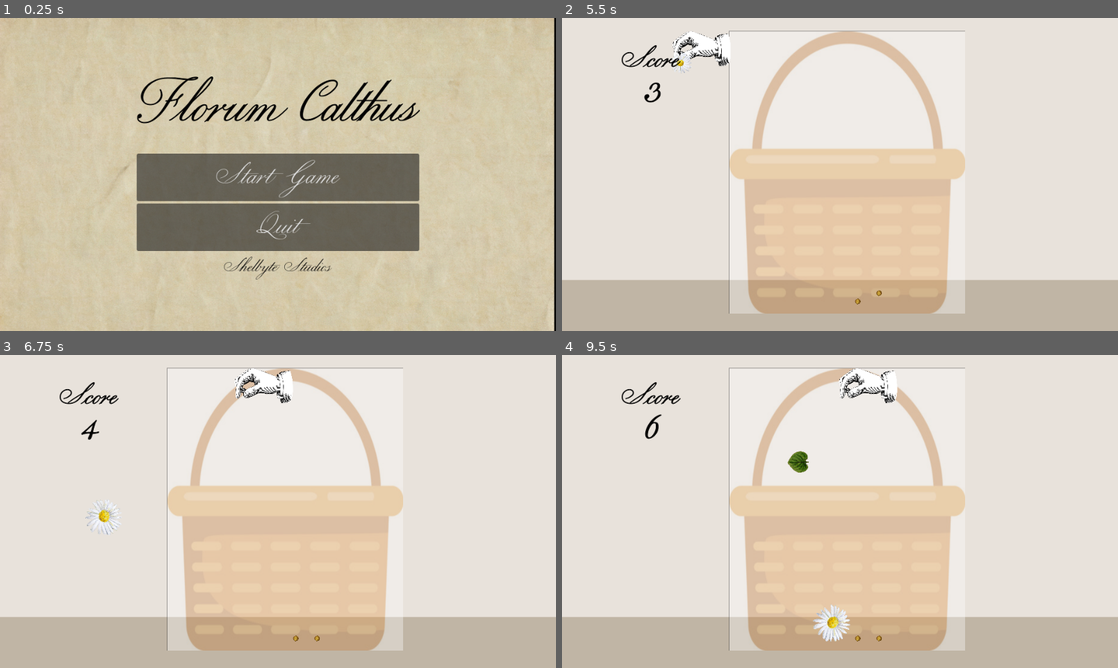
Above: before the commit, frames 1-4 (two rows, left to right).
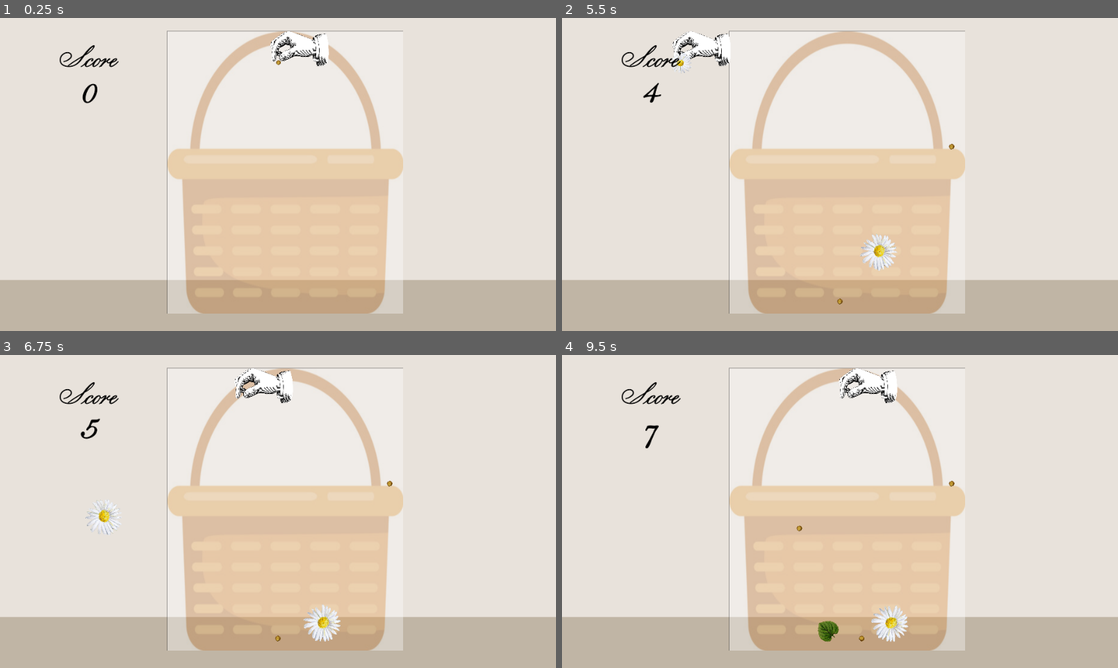
Above: after the commit, the same moments.

Repository: ClebMartin/GMTKGameJam2025
Game: Godot game, scene res://scenes/game.tscn
The game is run twice, just before and just after one commit, with the same random seed, the same clock (stepped at 60 frames per second) and the same inputs. Before the commit the project starts from res://scenes/mainMenu.tscn.
Inputs (mouse positions are in pixels of both pictures, inside the frame that each line leads up to):
- Up to frame 1 (0.25 s): no input
- Up to frame 2 (5.5 s): click (840, 177) at 0.5 s, where only the run before the commit has a clickable "Start Game"; tap Enter at 1.25 s; move the mouse to (962, 158) at 1.27 s; hold Right (right) 1.28-2.03 s; hold Space (drop) 1.28-2.03 s; move the mouse to (728, 190) at 2.02 s; hold Left (left) 2.03-2.78 s; tap Space (drop) at 2.1, 3.6, 5.1 s; move the mouse to (895, 105) at 2.77 s; hold Space (drop) 2.78-3.53 s; hold Right (right) 2.78-4.28 s; move the mouse to (812, 237) at 3.52 s; move the mouse to (1006, 221) at 4.27 s; hold Space (drop) 4.28-5.03 s; hold Left (left) from 4.28 s (still down); move the mouse to (673, 127) at 5.02 s
- Up to frame 3 (6.75 s): move the mouse to (305, 511) at 5.77 s; hold Space (drop) 5.78-6.53 s; move the mouse to (194, 433) at 6.52 s; release Left (left) at 6.53 s; hold Right (right) from 6.53 s (still down); tap Space (drop) at 6.6 s
- Up to frame 4 (9.5 s): move the mouse to (962, 495) at 7.27 s; hold Space (drop) 7.28-8.03 s; move the mouse to (728, 527) at 8.02 s; tap Space (drop) at 8.1 s; move the mouse to (895, 442) at 8.77 s; release Right (right) at 8.78 s; hold Left (left) from 8.78 s (still down); hold Space (drop) from 8.78 s (still down)

The runs differ from the first frame. In frame 1, 84% of the frame differs, in the area x 0-100%, y 0-100%; in frame 2, 0.6%; in frame 3, 0.6%; in frame 4, 1.4%.

Commit message:
added particle effect to merge

Diff:
--- a/gmtk-game-jam-2025/project.godot
+++ b/gmtk-game-jam-2025/project.godot
@@ -11,7 +11,7 @@
 [application]
 
 config/name="GMTK Game Jam 2025"
-run/main_scene="uid://cb4h05mtg245f"
+run/main_scene="uid://bpbhwm5mdm2e0"
 config/features=PackedStringArray("4.4", "Forward Plus")
 config/icon="res://icon.svg"
 
--- /dev/null
+++ b/gmtk-game-jam-2025/scenes/utils/mergeParticle.tscn
@@ -0,0 +1,20 @@
+[gd_scene load_steps=3 format=3 uid="uid://bmenhfckgt8wk"]
+
+[ext_resource type="Texture2D" uid="uid://bpawxcvvse6mh" path="res://assets/sprites/leaf_botannical.png" id="1_6sccf"]
+[ext_resource type="Script" uid="uid://vf1p2pl3dn6u" path="res://scripts/merge_particle.gd" id="2_t8t78"]
+
+[node name="mergeParticle" type="CPUParticles2D"]
+texture = ExtResource("1_6sccf")
+lifetime = 0.46
+explosiveness = 0.59
+randomness = 0.24
+spread = 180.0
+gravity = Vector2(0, 0)
+initial_velocity_min = 240.26
+initial_velocity_max = 275.98
+radial_accel_max = 48.7
+angle_min = -350.6
+angle_max = 280.5
+scale_amount_min = 0.0
+scale_amount_max = 0.25
+script = ExtResource("2_t8t78")
--- a/gmtk-game-jam-2025/scripts/game.gd
+++ b/gmtk-game-jam-2025/scripts/game.gd
@@ -16,6 +16,8 @@
 var _tulip_prestige_scene = preload("res://scenes/droppables/tulip_prestige.tscn")
 var _rose_prestige_scene = preload("res://scenes/droppables/rose_prestige.tscn")
 var _sunflower_prestige_scene = preload("res://scenes/droppables/sunflower_prestige.tscn")
+
+var _mergeParticle_scene = preload("res://scenes/utils/mergeParticle.tscn")
 
 var _current_droppable
 
@@ -61,6 +63,10 @@
 	_spawn_droppable(position, droppable_id_to_spawn)
 	_set_score(_get_droppable_value(droppable_id_to_spawn))
 
+	var particle_inst = load("res://scenes/utils/mergeParticle.tscn").instantiate()
+	add_child(particle_inst)
+	particle_inst.position = position
+
 
 func _get_score():
 	return _score
--- /dev/null
+++ b/gmtk-game-jam-2025/scripts/merge_particle.gd
@@ -0,0 +1,9 @@
+extends CPUParticles2D
+
+func _ready():
+	self.emitting = true # Stop emitting new particles
+	self.one_shot = true   # Ensure particles finish their animation
+	self.finished.connect(_on_particles_finished)
+
+func _on_particles_finished():
+	queue_free()
Not shown: 1 places in gmtk-game-jam-2025/default_bus_layout.tres that only renumber resources
Not shown, added: gmtk-game-jam-2025/scripts/merge_particle.gd.uid
